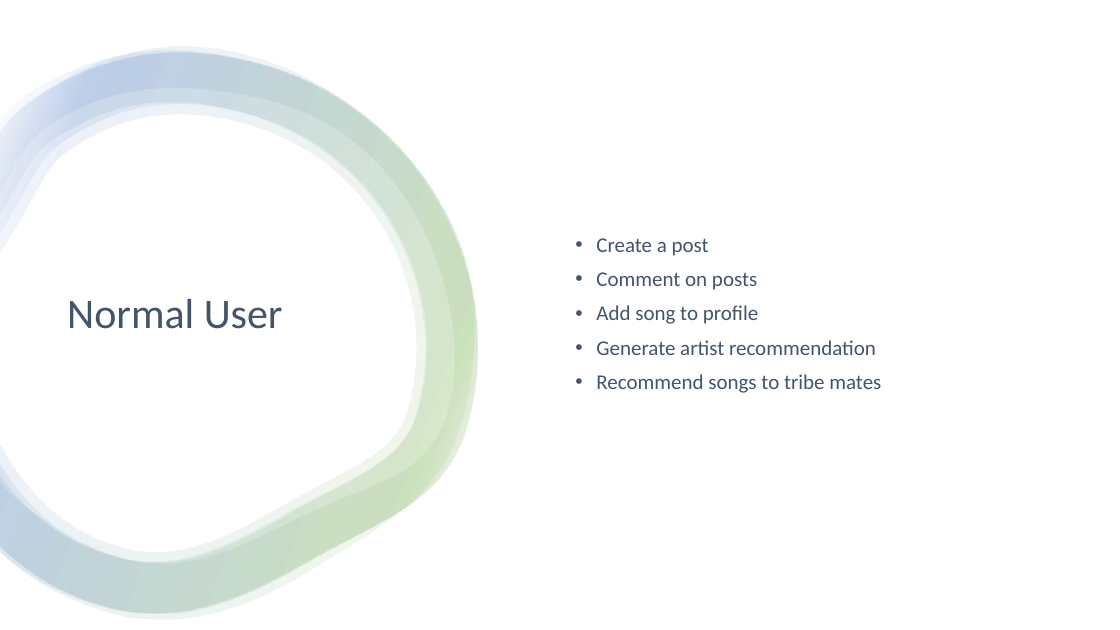
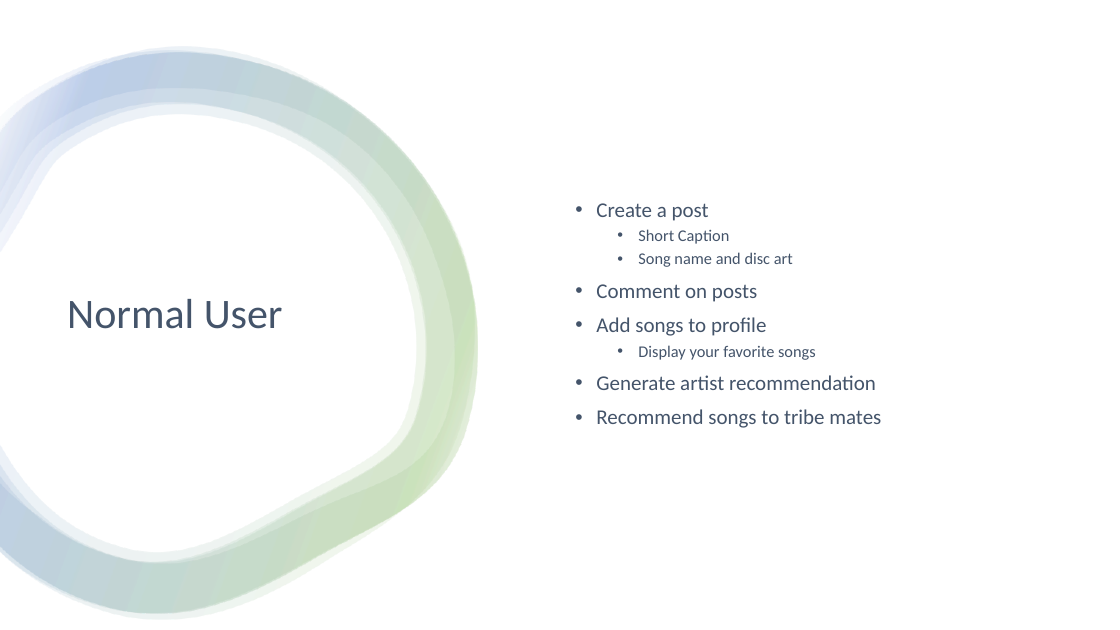
Before and after one commit to etgalang/TuneTribe, a slide deck: slide 5 of TuneTribe.pptx. Drawn at 1120x630 pixels with LibreOffice and Linux fonts; fonts in the diff are those of the drawing. Boxes give left, top, right and bottom in pixels: in the first picture for what was removed or moved away, otherwise in the second. Text is boxed around its words. In the diff, an @@ line names an element or a change of style, - is before the commit and + after.

```diff
--- a/TuneTribe.pptx
+++ b/TuneTribe.pptx
@@ text at <box>638,229,793,267</box>: paragraphs added @@
+  • Short Caption
+  • Song name and disc art
@@ text at <box>596,317,816,360</box>: text changed; size 18 to 14 pt @@
-• Add song to profile
+• Add songs to profile
+  • Display your favorite songs
```
Also in this commit, not shown: 1 other slide changed, 1 other file.
